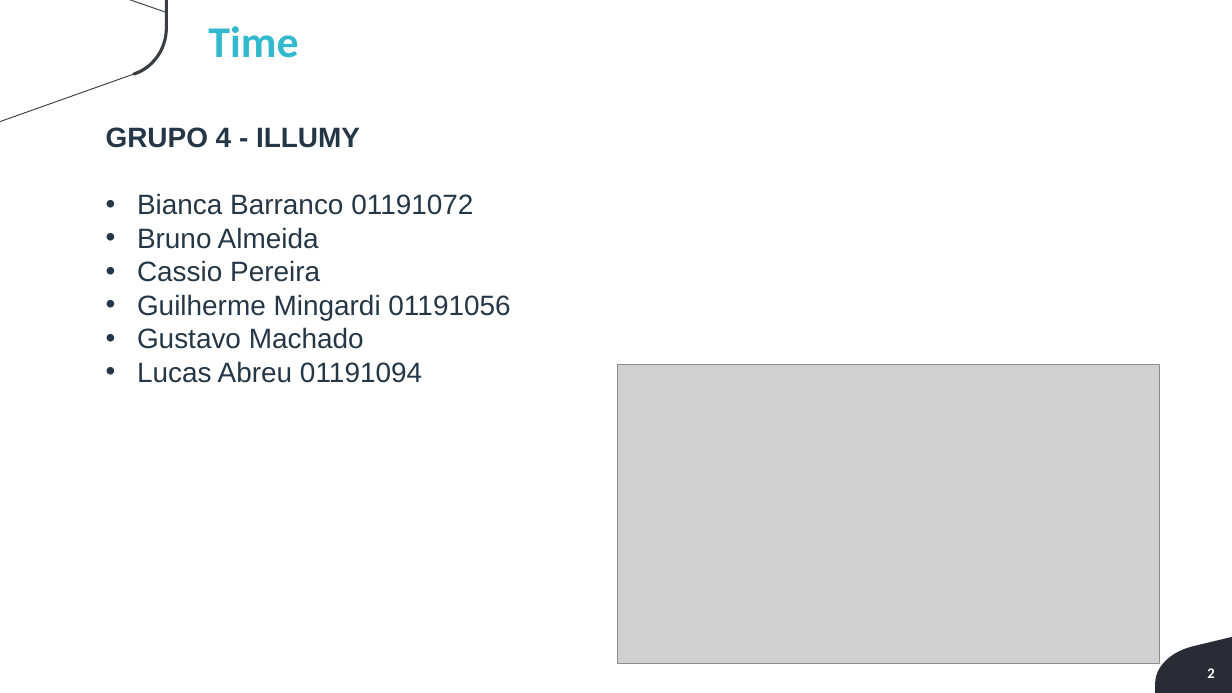
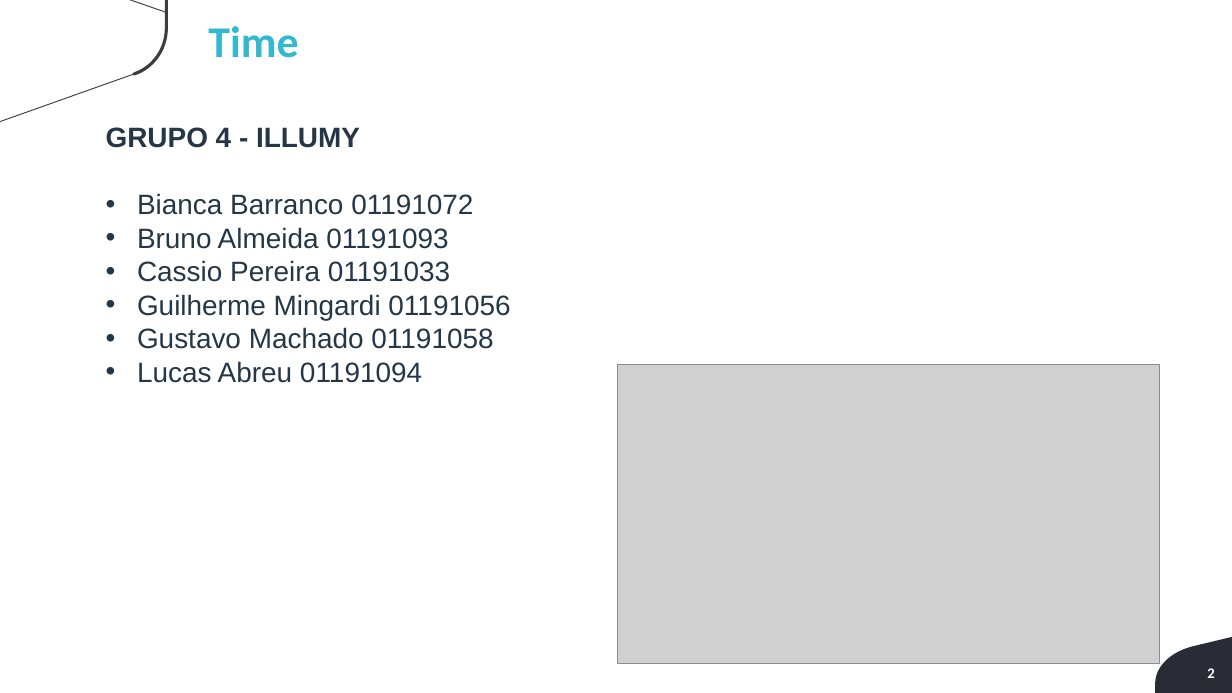
Before and after one commit to guimingardi/C-ynvest, a slide deck: slide 2 of Documentação/Sprint-2/Pesquisa e Inovacao- lições aprendidas.pptx. Drawn at 1232x693 pixels with LibreOffice and Linux fonts; fonts in the diff are those of the drawing; grey boxes stand for pictures; background and template pictures are left out. Boxes give left, top, right and bottom in pixels: in the first picture for what was removed or moved away, otherwise in the second. Text is boxed around its words. In the diff, an @@ line names an element or a change of style, - is before the commit and + after.

```diff
--- a/Documentação/Sprint-2/Pesquisa e Inovacao- lições aprendidas.pptx
+++ b/Documentação/Sprint-2/Pesquisa e Inovacao- lições aprendidas.pptx
@@ text at <box>137,227,450,282</box>: text changed @@
-• Bruno Almeida
-• Cassio Pereira
+• Bruno Almeida 01191093
+• Cassio Pereira 01191033
@@ text at <box>137,327,493,349</box>: text changed @@
-• Gustavo Machado
+• Gustavo Machado 01191058
```
Also in this commit, not shown: 4 slides added.
